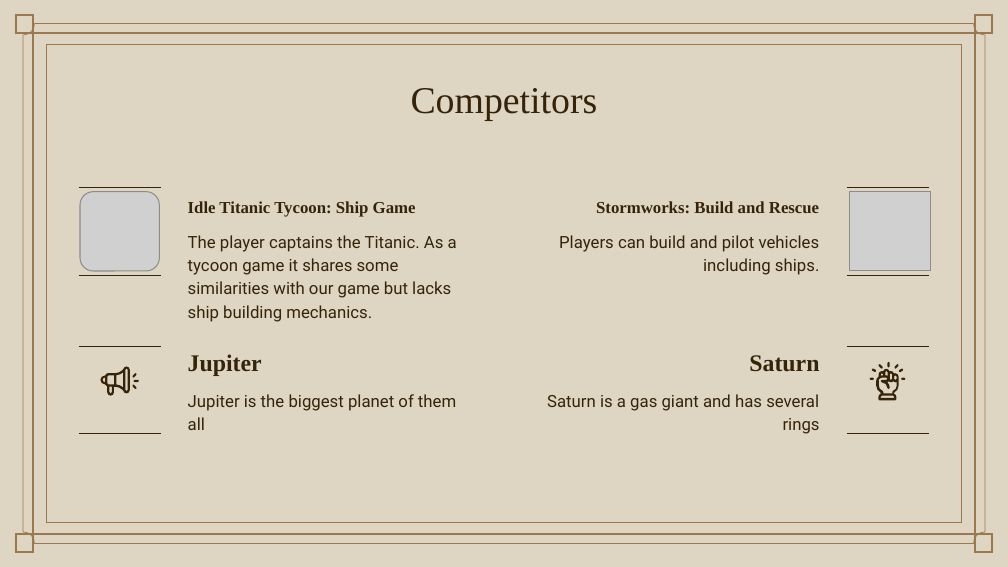
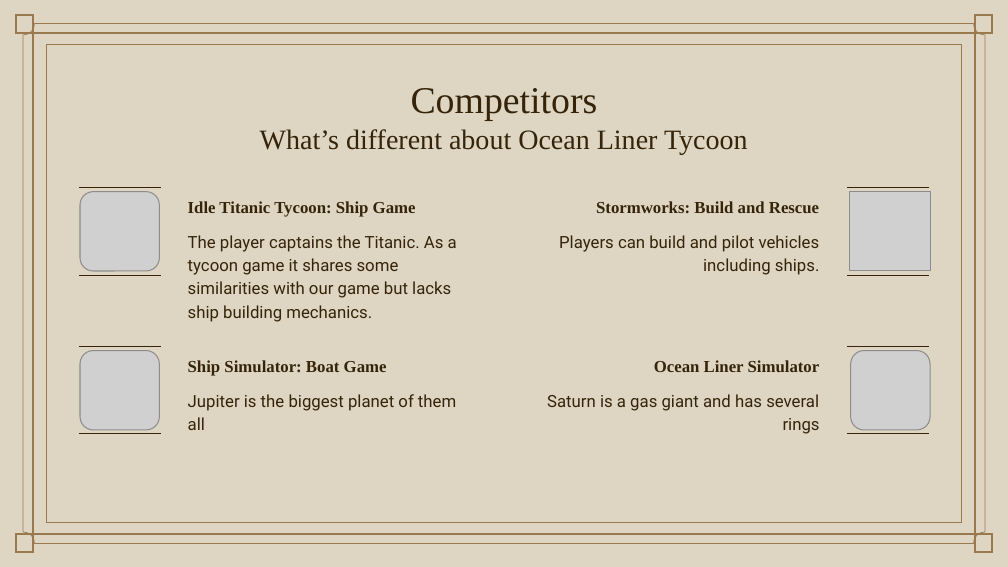
Before and after one commit to LyciaStenson/OceanLinerTycoon, a slide deck: slide 6 of Documents/Ocean Liner Tycoon Pitch.pptx (slide 7 before the commit). Drawn at 1008x567 pixels with LibreOffice and Linux fonts; fonts in the diff are those of the drawing; grey boxes stand for pictures; background and template pictures are left out. Boxes give left, top, right and bottom in pixels: in the first picture for what was removed or moved away, otherwise in the second. Text is boxed around its words. In the diff, an @@ line names an element or a change of style, - is before the commit and + after.

Commit message:
Added more competitors

```diff
--- a/Documents/Ocean Liner Tycoon Pitch.pptx
+++ b/Documents/Ocean Liner Tycoon Pitch.pptx
@@ title at box(260, 88, 748, 154): text changed; size 27 to 20 pt @@
-Competitors
+Competitors
+What’s different about Ocean Liner Tycoon
@@ picture added at box(80, 351, 159, 430) @@
@@ picture added at box(851, 351, 930, 430) @@
@@ group removed at box(101, 367, 139, 396): 4 freeform shapes @@
@@ subtitle at box(188, 360, 387, 376): text changed; size 17 to 12 pt @@
-Jupiter
+Ship Simulator: Boat Game
@@ subtitle at box(654, 360, 820, 372): text changed; size 17 to 12 pt @@
-Saturn
+Ocean Liner Simulator
@@ group removed at box(870, 362, 906, 400): 8 freeform shapes @@
```
Also in this commit, not shown: 5 other slides changed, 3 other files.
